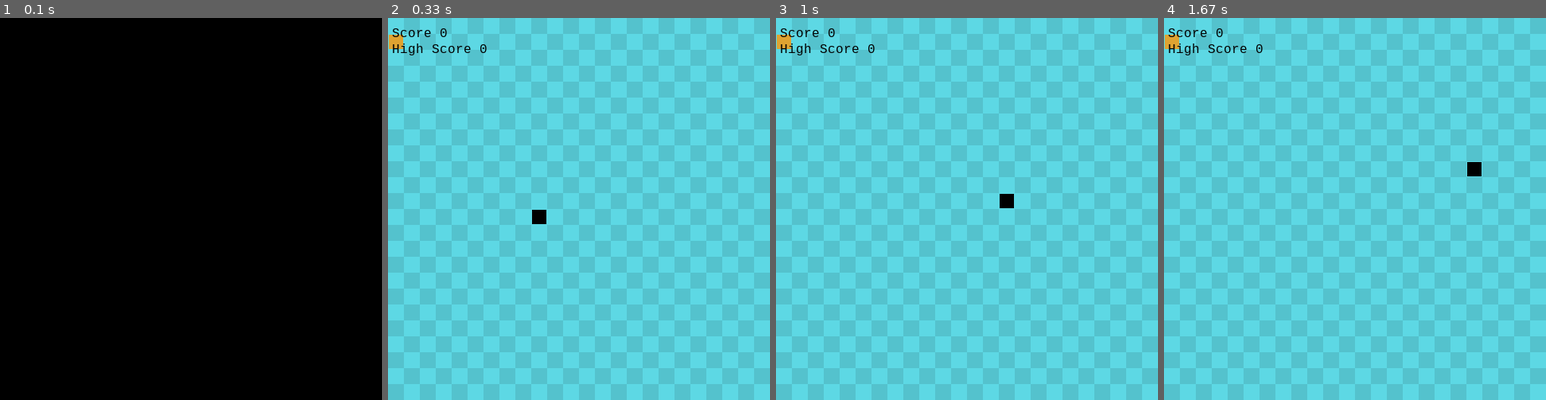
Above: before the commit, frames 1-4 (left to right).
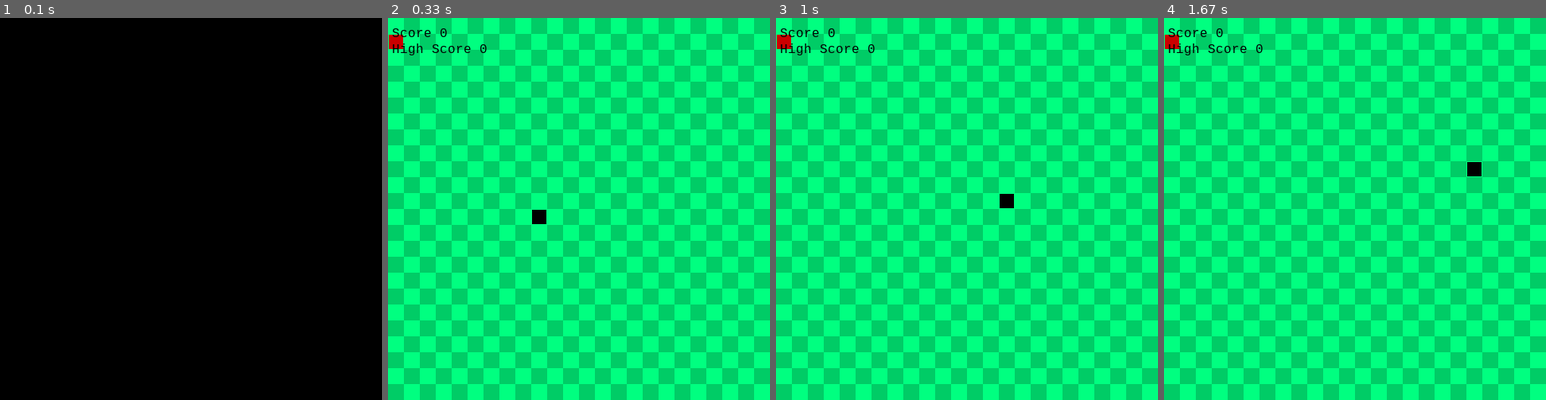
Above: after the commit, the same moments.

Repository: SamuelKhoo2003/Mini-Arcade
Game: pygame game, started from snake/snake.py
The game is run twice, just before and just after one commit, with the same random seed, the same clock (stepped at 60 frames per second) and the same inputs.
Inputs:
- Up to frame 1 (0.1 s): no input
- Up to frame 2 (0.33 s): no input
- Up to frame 3 (1 s): hold Right 0.33-0.8 s; hold Up from 0.83 s (still down)
- Up to frame 4 (1.67 s): release Up at 1.13 s; hold Right 1.17-1.63 s

Frame 1 is identical in both runs. In frame 2, 100% of the frame differs, in the area x 0-100%, y 0-100%; in frame 3, 100%; in frame 4, 100%.

Commit message:
chore: finalised the colours for snake

Diff:
--- a/snake/snake.py
+++ b/snake/snake.py
@@ -17,9 +17,9 @@
 colors = {
     "black": (0, 0, 0),
     "snake": (17, 24, 47),
-    "food": (223, 163, 49),
-    "gridLight": (93,216, 228),
-    "gridDark": (84,194,205),
+    "food": (204, 0, 0),
+    "gridLight": (0, 255, 128, 0.5),
+    "gridDark": (0, 204, 102, 0.5),
 }
 
 class Snake():
